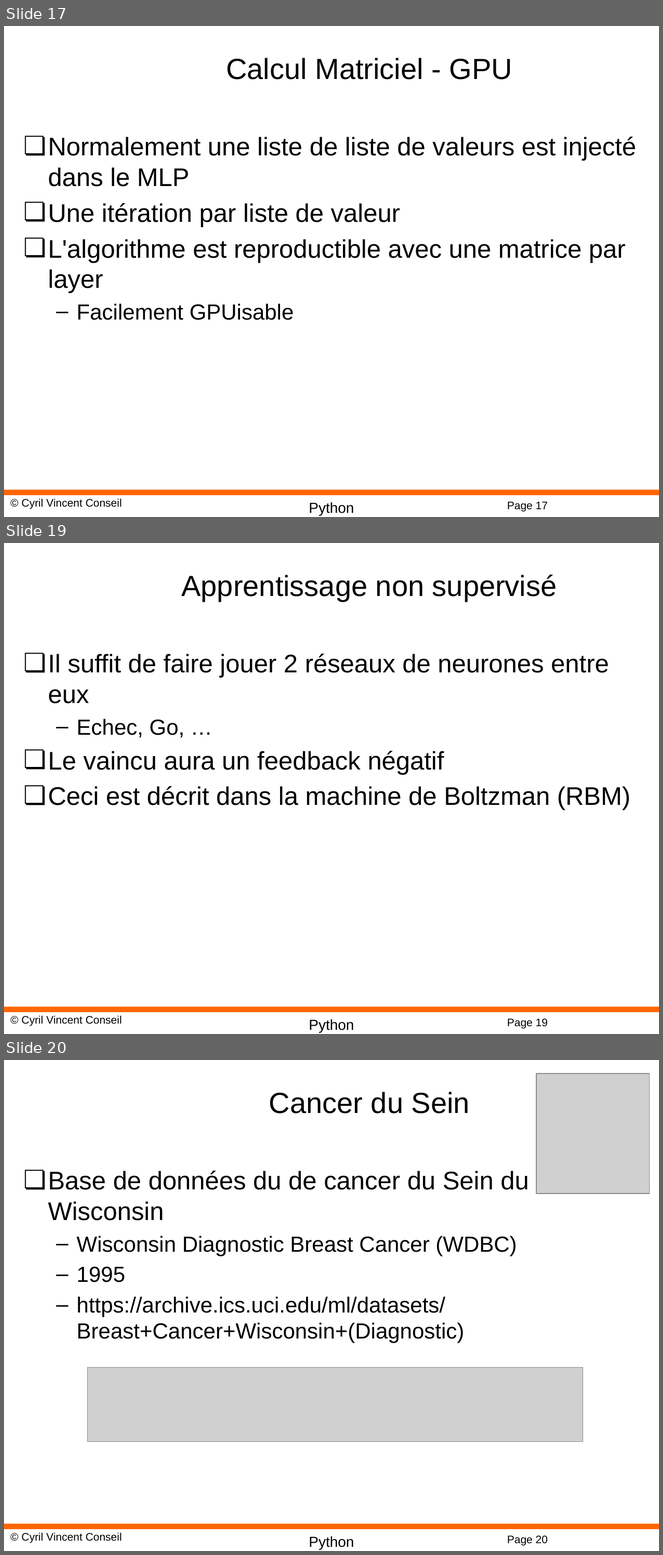
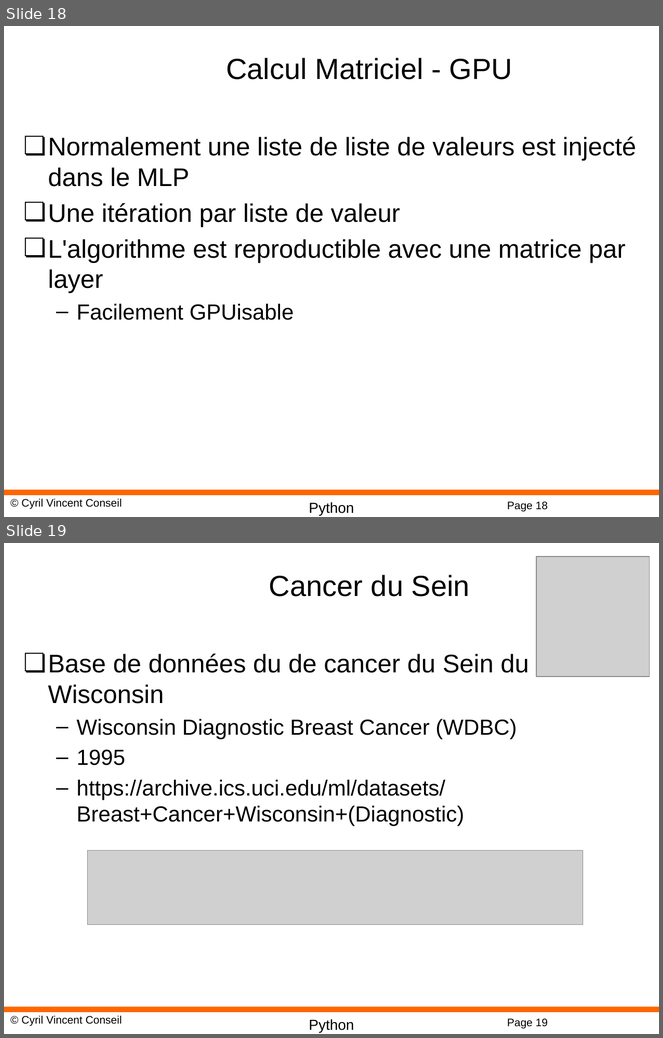
Before and after one commit to cyrilvincent/ML, a slide deck: PPT/MachineLearning18-NeuralNetwork.pptx. Shown one above the other, each under a label of ours: slides 17, 19 and 20 before the commit, slides 18 and 19 after it; the slides between them are not shown. The pictures are 663x1555 and 663x1038 pixels, drawn with LibreOffice and Linux fonts; fonts in the diff are those of the drawing; grey boxes stand for pictures; background and template pictures are left out. Boxes give left, top, right and bottom in pixels: in the first picture for what was removed or moved away, otherwise in the second. Text is boxed around its words. In the diff, an @@ line names an element or a change of style, - is before the commit and + after.

```diff
--- a/PPT/MachineLearning18-NeuralNetwork.pptx
+++ b/PPT/MachineLearning18-NeuralNetwork.pptx
@@ slide 19 removed at (4,543,659,1034), background #FFFFFF; not listed: 4 template elements that a slide beside it also shows @@
@@ title removed at (182,574,557,602) @@
-Apprentissage non supervisé
@@ text removed at (48,654,631,810) @@
-❏ Il suffit de faire jouer 2 réseaux de neurones entre eux
-  – Echec, Go, …
-❏ Le vaincu aura un feedback négatif
-❏ Ceci est décrit dans la machine de Boltzman (RBM)
@@ what was slide 17 is now slide 18 @@
@@ page number at (507,502,548,512): text changed @@
-Page 17
+Page 18
@@ what was slide 20 is now slide 19 @@
@@ page number at (507,1019,548,1029): text changed @@
-Page 20
+Page 19
```
Also in this commit, not shown: 1 slide added, 2 other slides removed, 15 other files.
